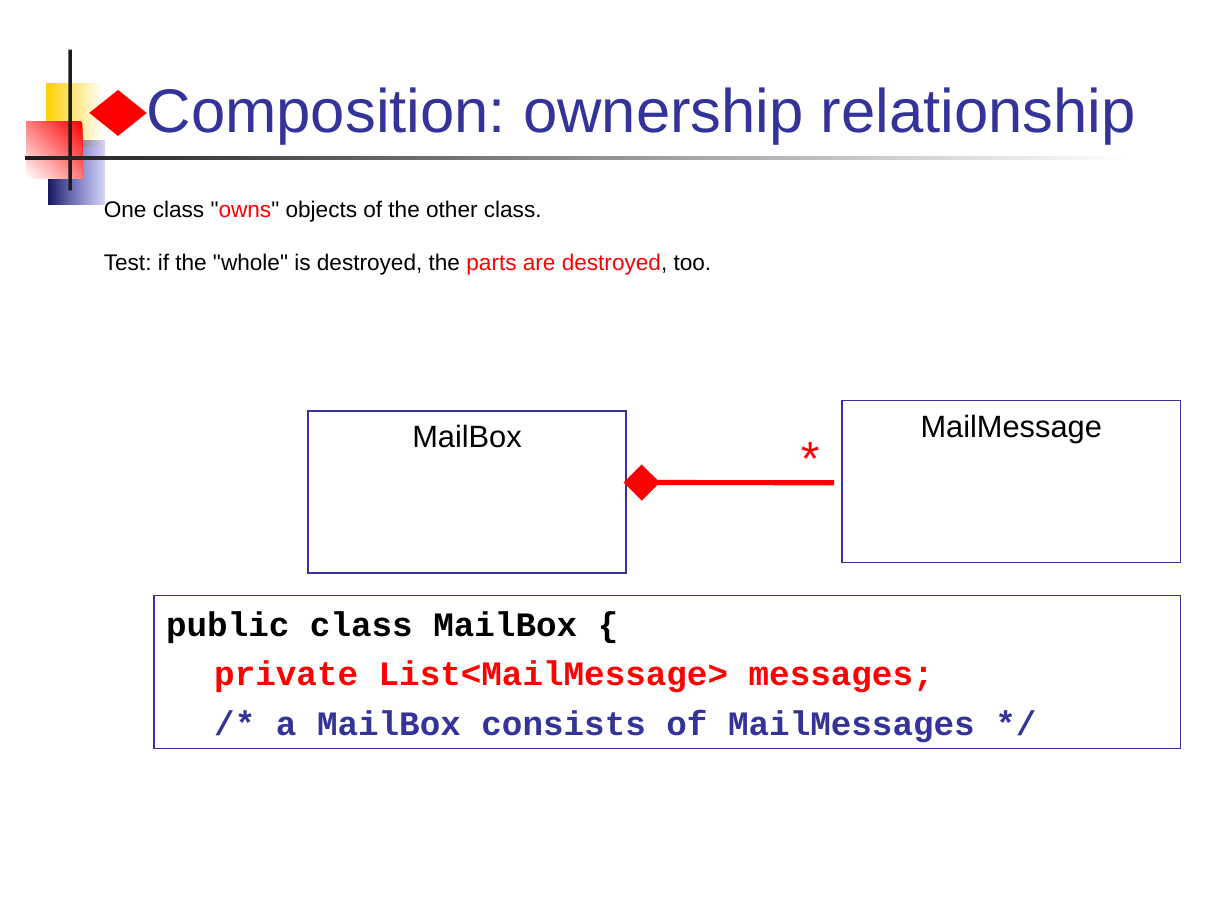
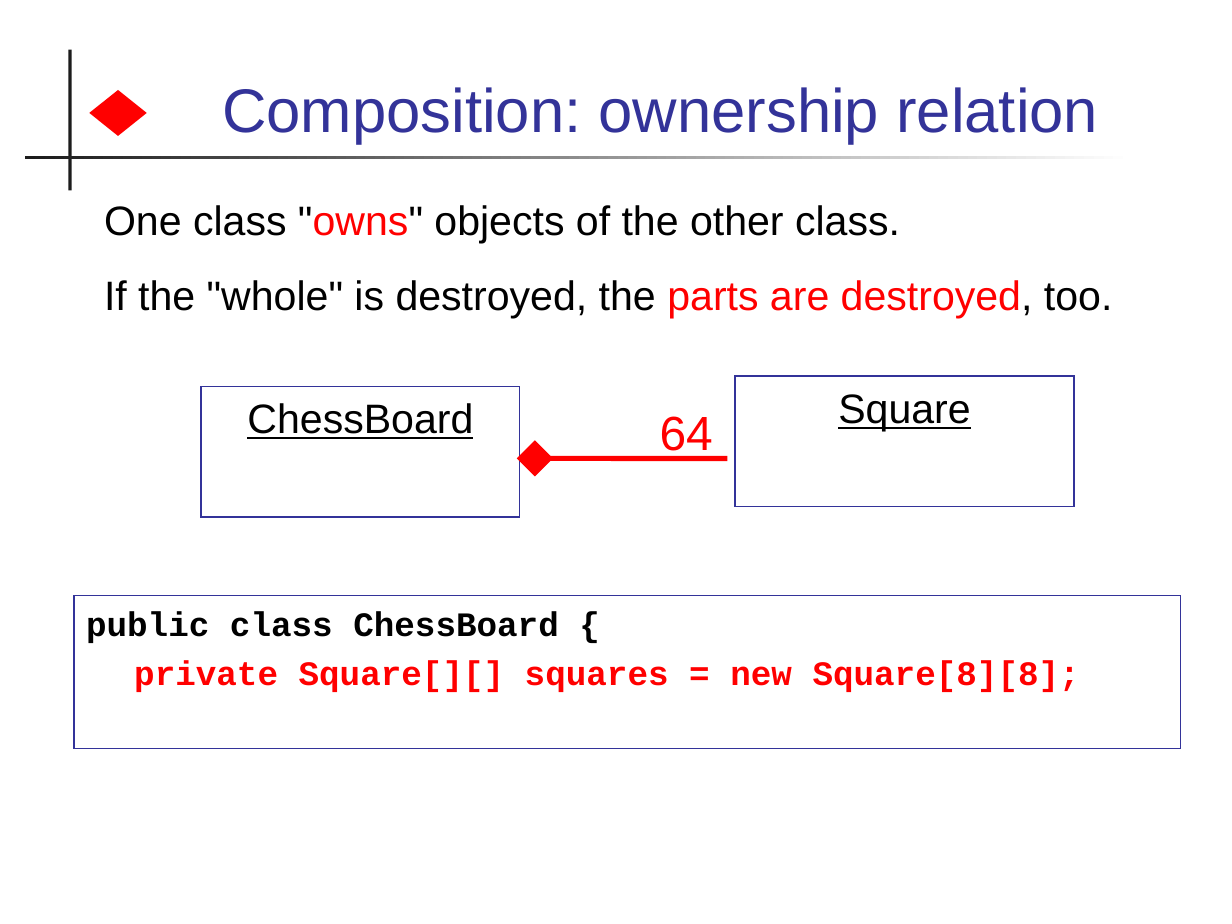
Before and after one commit to skeoop/skeoop.github.io, a slide deck: slide 13 of week2/5-UML-Class-Diagram-2.ppt. Drawn at 1232x924 pixels with LibreOffice and Linux fonts; fonts in the diff are those of the drawing. Boxes give left, top, right and bottom in pixels: in the first picture for what was removed or moved away, otherwise in the second. Text is boxed around its words. In the diff, an @@ line names an element or a change of style, - is before the commit and + after.

```diff
--- a/week2/5-UML-Class-Diagram-2.ppt
+++ b/week2/5-UML-Class-Diagram-2.ppt
@@ rectangle removed at <box>46,83,103,147</box> @@
@@ title at <box>222,87,1098,144</box>: text changed @@
-Composition: ownership relationship
+Composition: ownership relation
@@ rectangle removed at <box>27,122,83,179</box> @@
@@ rectangle removed at <box>48,140,103,205</box> @@
@@ text at <box>104,205,900,244</box>: size 13.2 to 24 pt in "One class "owns" objects of the other ..." @@
@@ text at <box>104,280,1112,319</box>: text changed; size 13.2 to 24 pt @@
-Test: if the "whole" is destroyed, the parts are destroyed, too.
+If the "whole" is destroyed, the parts are destroyed, too.
@@ rectangle added at <box>201,387,519,517</box>, outline #333399 0.99 pt, 24 pt, text #000000, underline @@
+ChessBoard
@@ rectangle added at <box>736,376,1074,506</box>, outline #333399 0.99 pt, 24 pt, text #000000, underline @@
+Square
@@ rectangle removed at <box>308,410,626,573</box> @@
-MailBox
@@ text added at <box>660,416,713,460</box>, 28 pt, text #FF0000 @@
+64
@@ rectangle removed at <box>841,400,1180,563</box> @@
-MailMessage
@@ diamond: place and size @@
-diamond at <box>626,467,657,498</box>
+diamond at <box>520,444,551,474</box>
@@ text removed at <box>729,421,832,492</box> @@
-*
@@ line moved from (657, 483) - (832, 483) to (551, 458) - (724, 458) @@
@@ rectangle "public class ChessBoard {": place and size @@
-rectangle "public class ChessBoard {" at <box>154,595,1180,748</box>
+rectangle "public class ChessBoard {" at <box>74,595,1180,748</box>
@@ text in rectangle at <box>86,611,1080,692</box>: text changed; text colour #333399 to #FF0000 @@
-public class MailBox {
-private List<MailMessage> messages;
-/* a MailBox consists of MailMessages */
+public class ChessBoard {
+private Square[][] squares = new Square[8][8];
```
Also in this commit, not shown: 8 other slides changed, 16 slides added, 11 slides removed, 12 other files.
